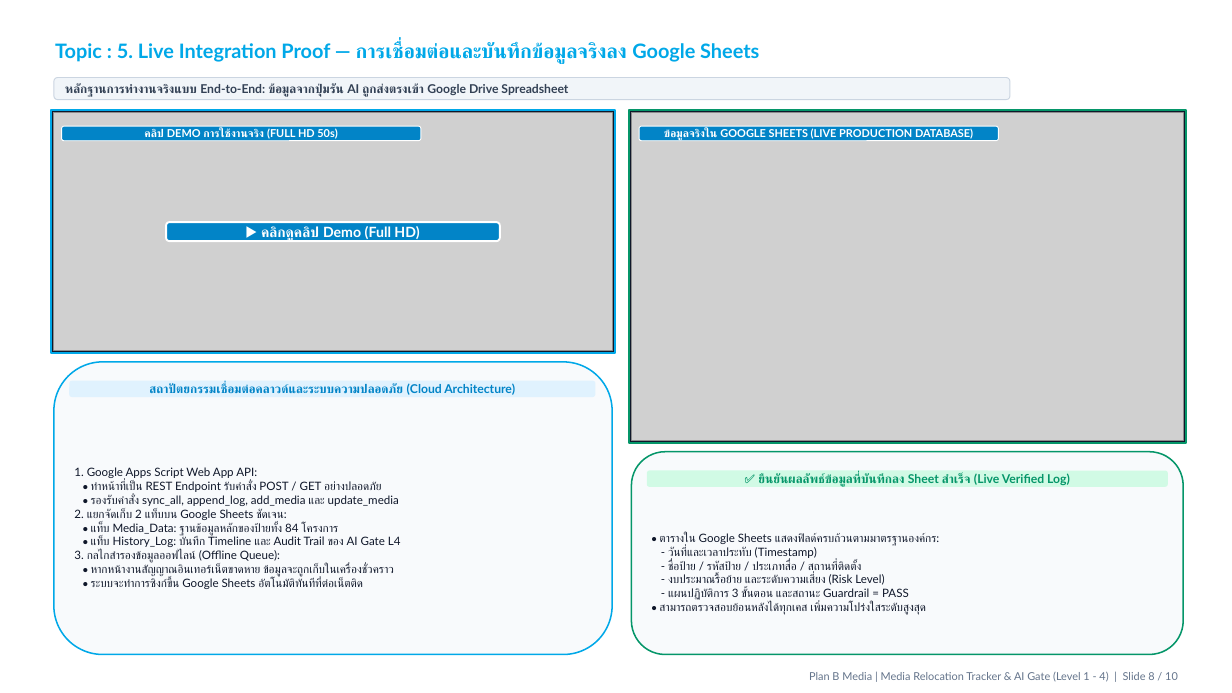
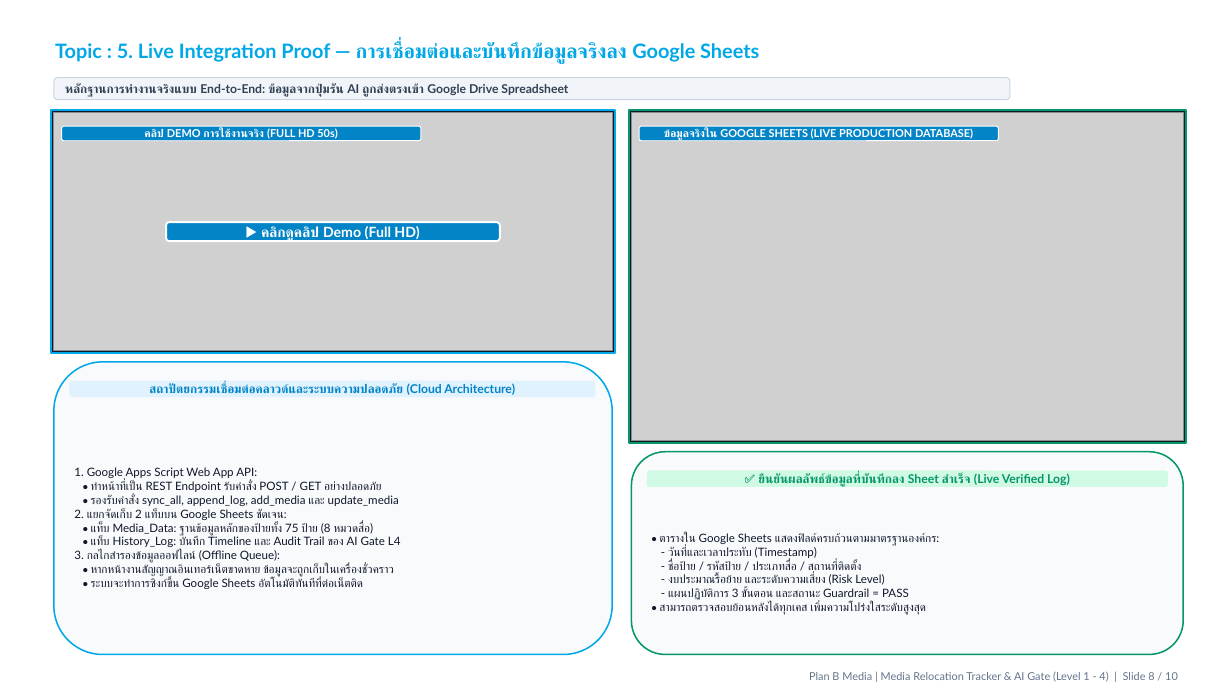
Before and after one commit to wasusangthong-sketch/media_relocation_dist, a slide deck: slide 8 of AI_Gate_Committee_Presentation_10slides.pptx. Drawn at 1232x693 pixels with LibreOffice and Linux fonts; fonts in the diff are those of the drawing; grey boxes stand for pictures; background and template pictures are left out. Boxes give left, top, right and bottom in pixels: in the first picture for what was removed or moved away, otherwise in the second. Text is boxed around its words. In the diff, an @@ line names an element or a change of style, - is before the commit and + after.

```diff
--- a/AI_Gate_Committee_Presentation_10slides.pptx
+++ b/AI_Gate_Committee_Presentation_10slides.pptx
@@ text at box(91, 523, 374, 536): text changed @@
-• แท็บ Media_Data: ฐานข้อมูลหลักของป้ายทั้ง 84 โครงการ
+• แท็บ Media_Data: ฐานข้อมูลหลักของป้ายทั้ง 75 ป้าย (8 หมวดสื่อ)
```
Also in this commit, not shown: 5 other slides changed, 1 other file.
